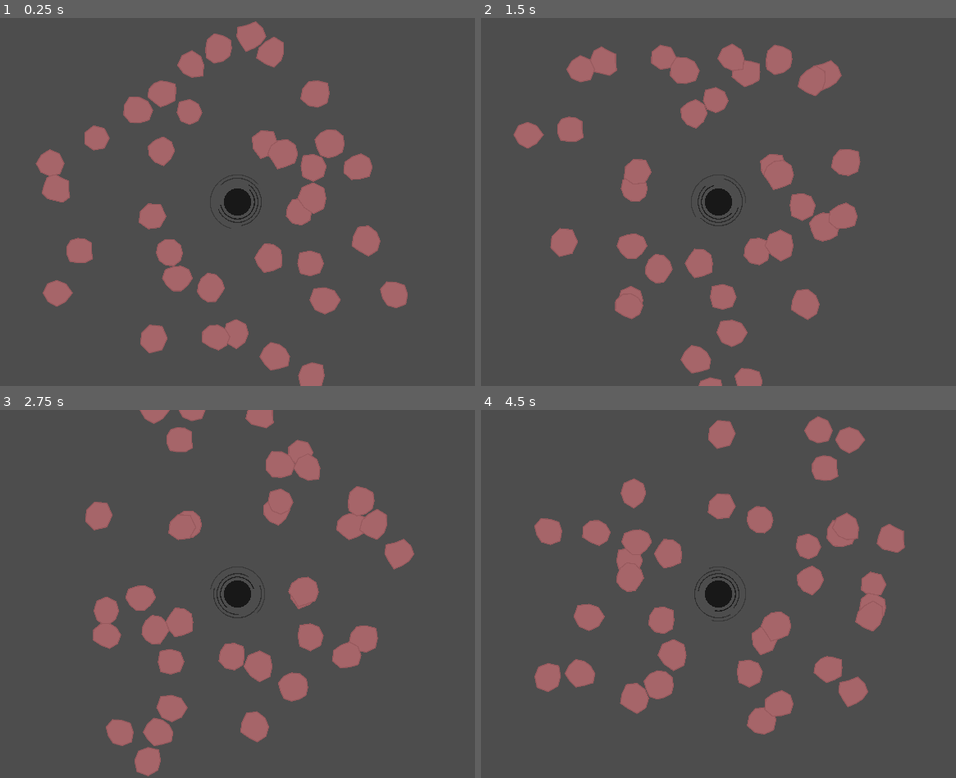
Above: before the commit, frames 1-4 (two rows, left to right).
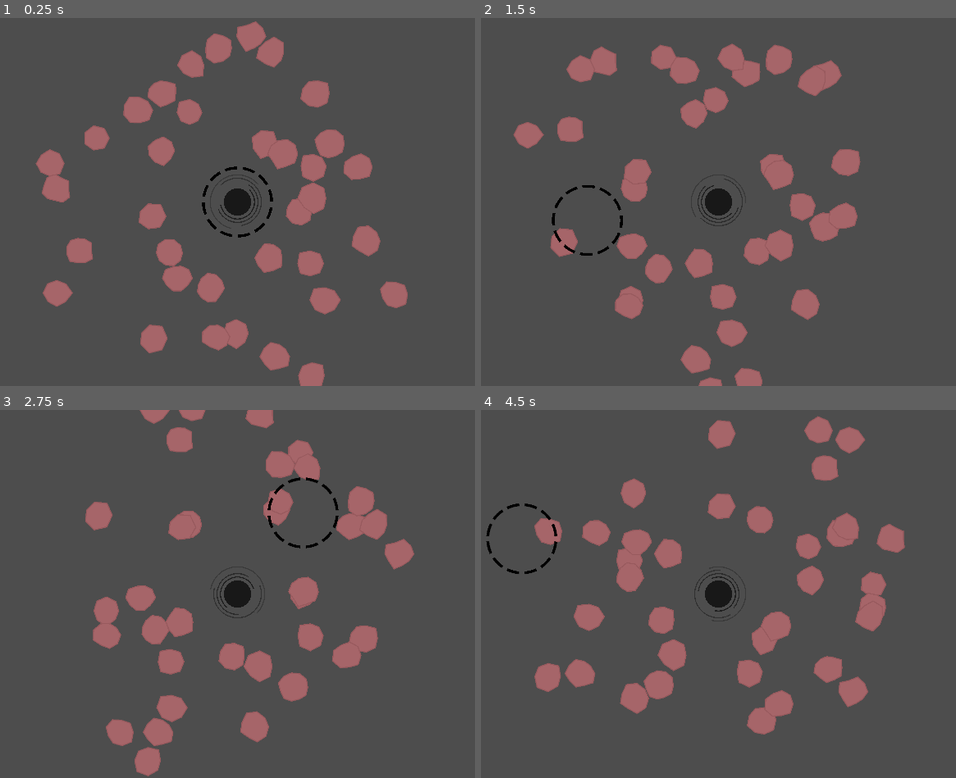
Above: after the commit, the same moments.

Repository: fatihceyln/a-game-about-feeding-a-black-hole
Game: Godot game, scene res://main/main.tscn
The game is run twice, just before and just after one commit, with the same random seed, the same clock (stepped at 60 frames per second) and the same inputs. The project has no main scene, so this scene is started directly.
Inputs (mouse positions are in pixels of both pictures, inside the frame that each line leads up to):
- Up to frame 1 (0.25 s): no input
- Up to frame 2 (1.5 s): move the mouse to (861, 183) at 0.52 s; move the mouse to (585, 220) at 1.27 s
- Up to frame 3 (2.75 s): move the mouse to (304, 513) at 2.02 s
- Up to frame 4 (4.5 s): move the mouse to (685, 667) at 2.77 s; move the mouse to (913, 649) at 3.52 s; move the mouse to (523, 538) at 4.27 s

The runs differ from the first frame. In frame 1, 0.2% of the frame differs, in the area x 42-58%, y 40-60%; in frame 2, 0.2%; in frame 3, 0.2%; in frame 4, 0.3%, in the area x 1-17%, y 25-45%.

Commit message:
Add Clicker instance to main scene and update main script to track mouse position

Diff:
--- a/main/main.gd
+++ b/main/main.gd
@@ -7,10 +7,13 @@
 @export var spawn_radius_range: Vector2 = Vector2(160, 600)
 
 @onready var black_hole: BlackHole = $BlackHole
+@onready var clicker: Clicker = $Clicker
 
 func _ready() -> void:
 	spawn_asteroids()
 
+func _process(delta: float) -> void:
+	clicker.global_position = get_global_mouse_position()
 
 func spawn_asteroids() -> void:
 	for i in asteroid_count:
--- a/main/main.tscn
+++ b/main/main.tscn
@@ -2,9 +2,13 @@
 
 [ext_resource type="PackedScene" uid="uid://ckya2d6yacuqy" path="res://black_hole/black_hole.tscn" id="1_53q0u"]
 [ext_resource type="Script" uid="uid://cwxad1s7m51uf" path="res://main/main.gd" id="2_main"]
+[ext_resource type="PackedScene" uid="uid://7rf5hj5a8wfb" path="res://clicker/clicker.tscn" id="3_xwkvk"]
 
 [node name="Main" type="Node2D" unique_id=1174812453]
 script = ExtResource("2_main")
 
 [node name="BlackHole" parent="." unique_id=776193760 instance=ExtResource("1_53q0u")]
 position = Vector2(960, 540)
+
+[node name="Clicker" parent="." unique_id=862847543 instance=ExtResource("3_xwkvk")]
+z_index = 10
